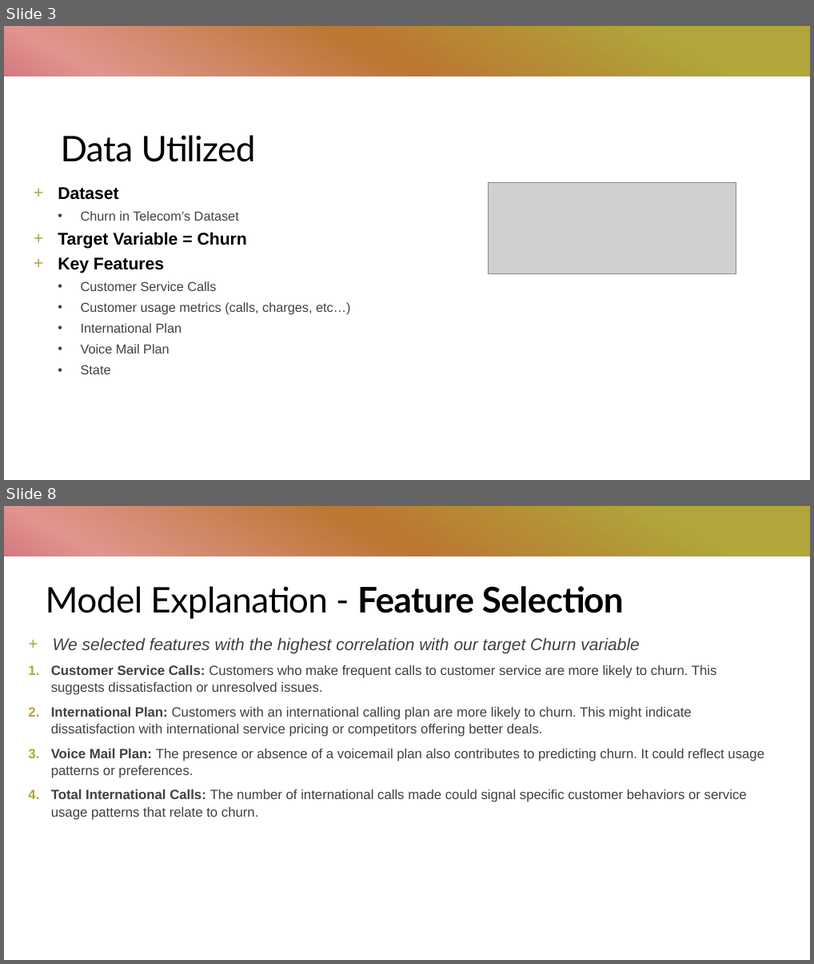
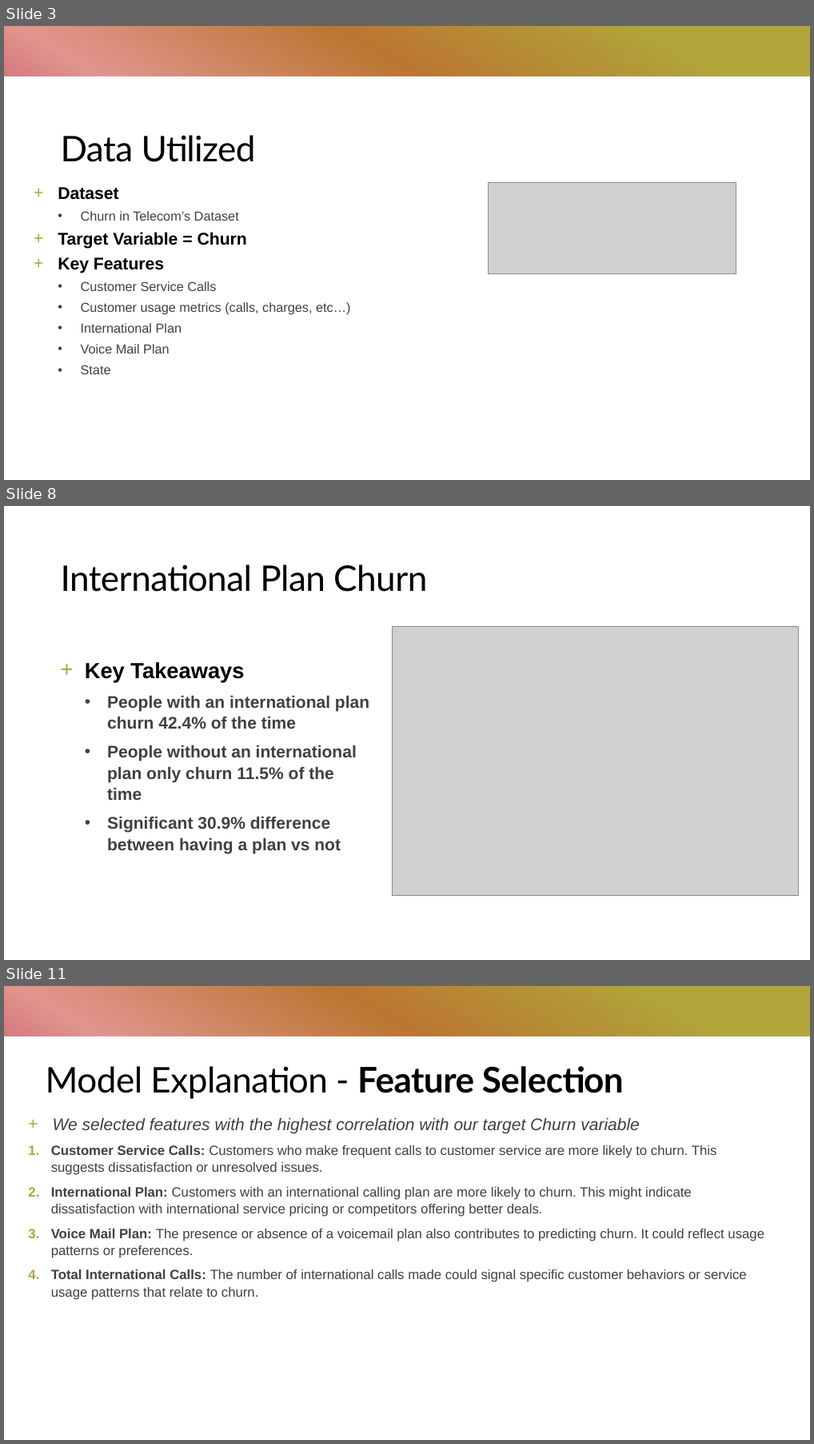
Before and after one commit to alecs1523/telecom_customer_churn, a slide deck: customer_churn_anlaysis.pptx. Shown one above the other, each under a label of ours: slides 3 and 8 before the commit, slides 3, 8 and 11 after it; the slides between them are not shown. The pictures are 814x964 and 814x1444 pixels, drawn with LibreOffice and Linux fonts; fonts in the diff are those of the drawing; grey boxes stand for pictures. Boxes give left, top, right and bottom in pixels: in the first picture for what was removed or moved away, otherwise in the second. Text is boxed around its words. In the diff, an @@ line names an element or a change of style, - is before the commit and + after.

```diff
--- a/customer_churn_anlaysis.pptx
+++ b/customer_churn_anlaysis.pptx
@@ slide 8 added at bbox=[4, 506, 810, 960], background #FFFFFF; not listed: 1 template element that a slide beside it also shows @@
@@ rectangle added at bbox=[4, 506, 810, 960], fill #FFFFFF @@
@@ title added at bbox=[61, 564, 427, 592], 42 pt, text #000000 @@
+International Plan Churn
@@ picture added at bbox=[392, 626, 799, 895] @@
@@ text added at bbox=[85, 662, 370, 853], 20 pt, text #404040, bold @@
++ Key Takeaways
+  • People with an international plan churn 42.4% of the time
+  • People without an international plan only churn 11.5% of the time
+  • Significant 30.9% difference between having a plan vs not
@@ what was slide 8 is now slide 11 @@
```
Also in this commit, not shown: 4 slides changed, 2 other slides added, 1 other file.
